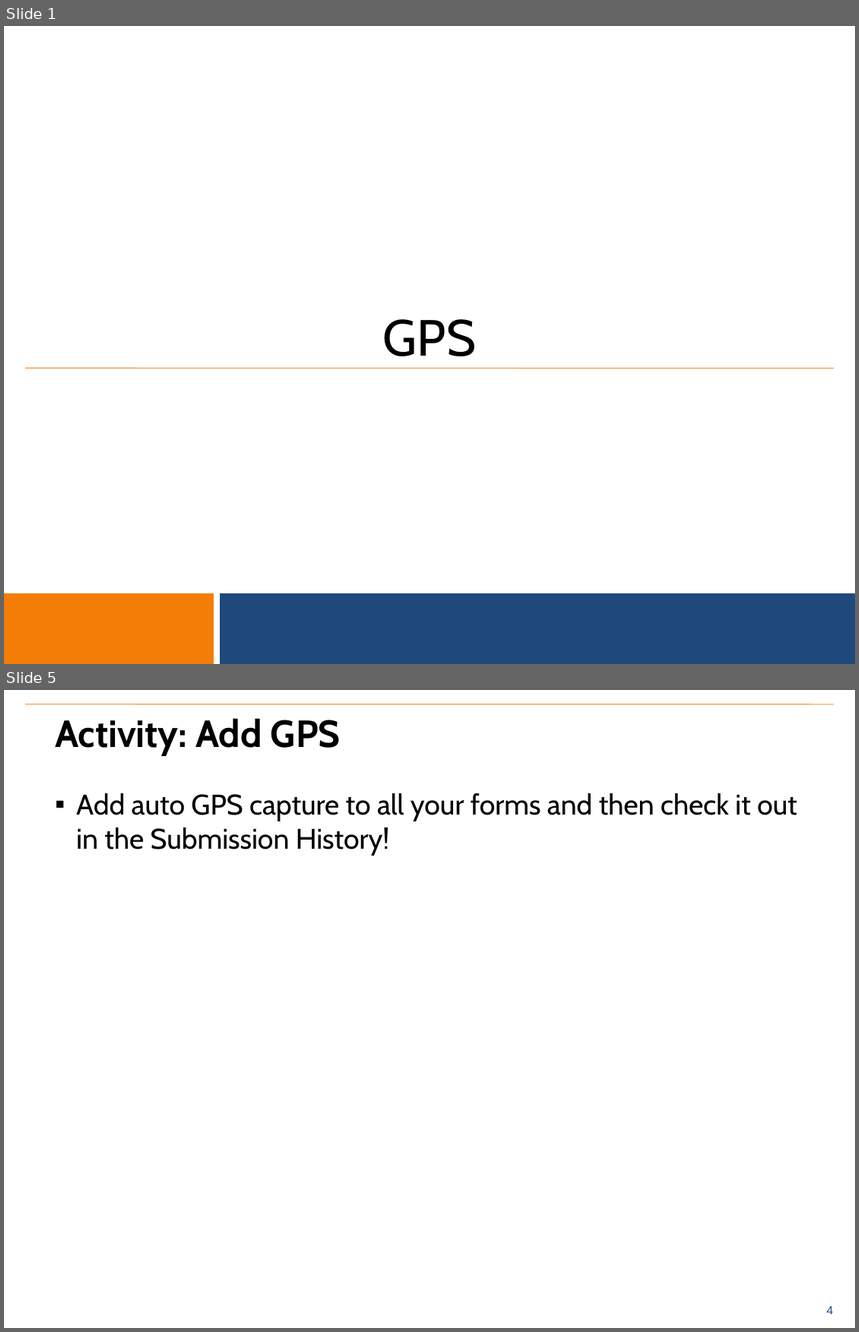
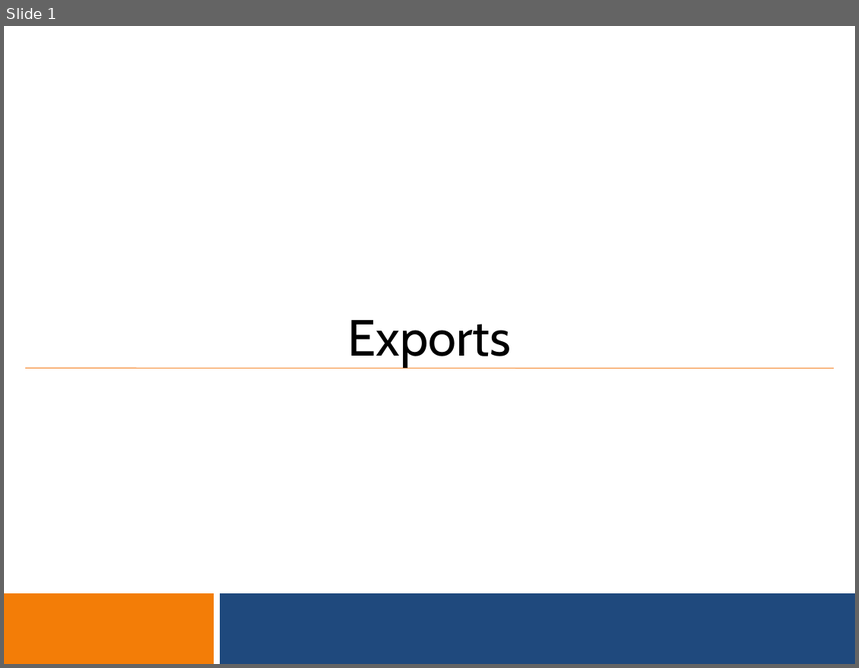
Before and after one commit to benrudolph/exi-training, a slide deck: Exports/exports.pptx. Shown one above the other, each under a label of ours: slides 1 and 5 before the commit, slide 1 after it; the slides between them are not shown. The pictures are 859x1332 and 859x668 pixels, drawn with LibreOffice and Linux fonts; fonts in the diff are those of the drawing; background and template pictures are left out. Boxes give left, top, right and bottom in pixels: in the first picture for what was removed or moved away, otherwise in the second. Text is boxed around its words. In the diff, an @@ line names an element or a change of style, - is before the commit and + after.

```diff
--- a/Exports/exports.pptx
+++ b/Exports/exports.pptx
@@ slide 5 removed at bbox=[4, 690, 855, 1328], background #FFFFFF; not listed: 1 template element that a slide beside it also shows @@
@@ line removed from (25, 704) to (834, 704) @@
@@ title removed at bbox=[55, 718, 341, 755] @@
-Activity: Add GPS
@@ text removed at bbox=[76, 793, 797, 855] @@
-▪ Add auto GPS capture to all your forms and then check it out in the Submission History!
@@ slide 1 changed as well @@
@@ subtitle at bbox=[348, 320, 511, 367]: text changed @@
-GPS
+Exports
```
Also in this commit, not shown: 1 other slide changed, 4 slides added, 3 other slides removed, 1 other file.
